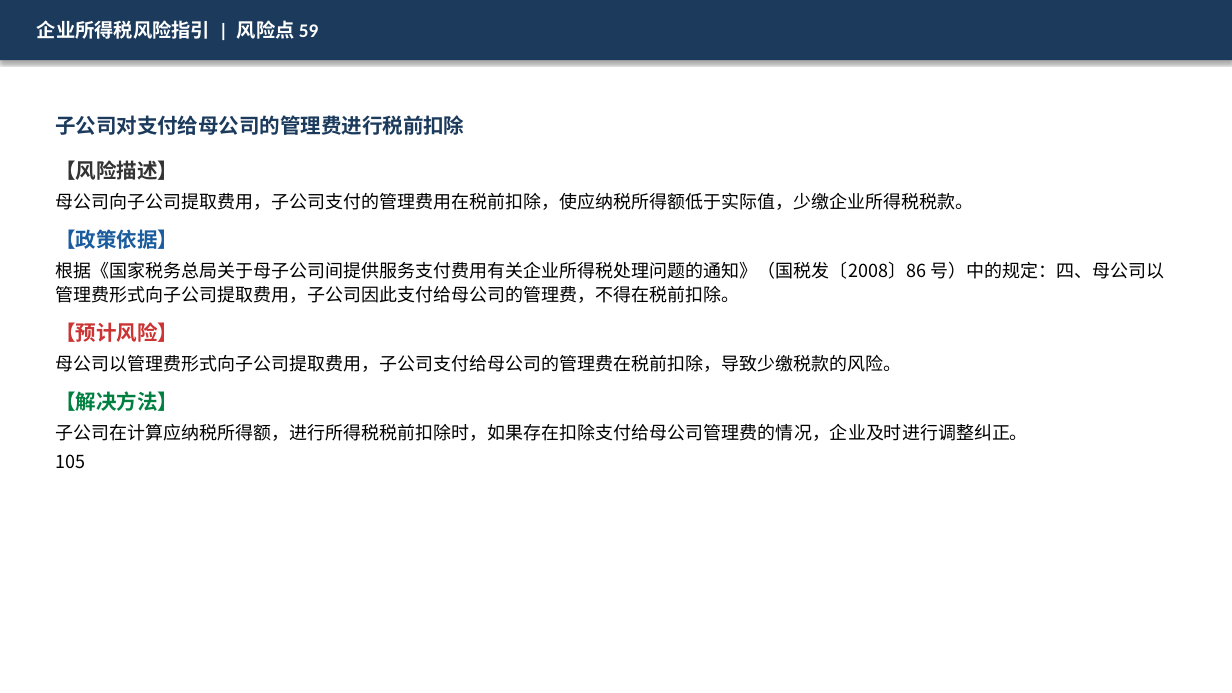
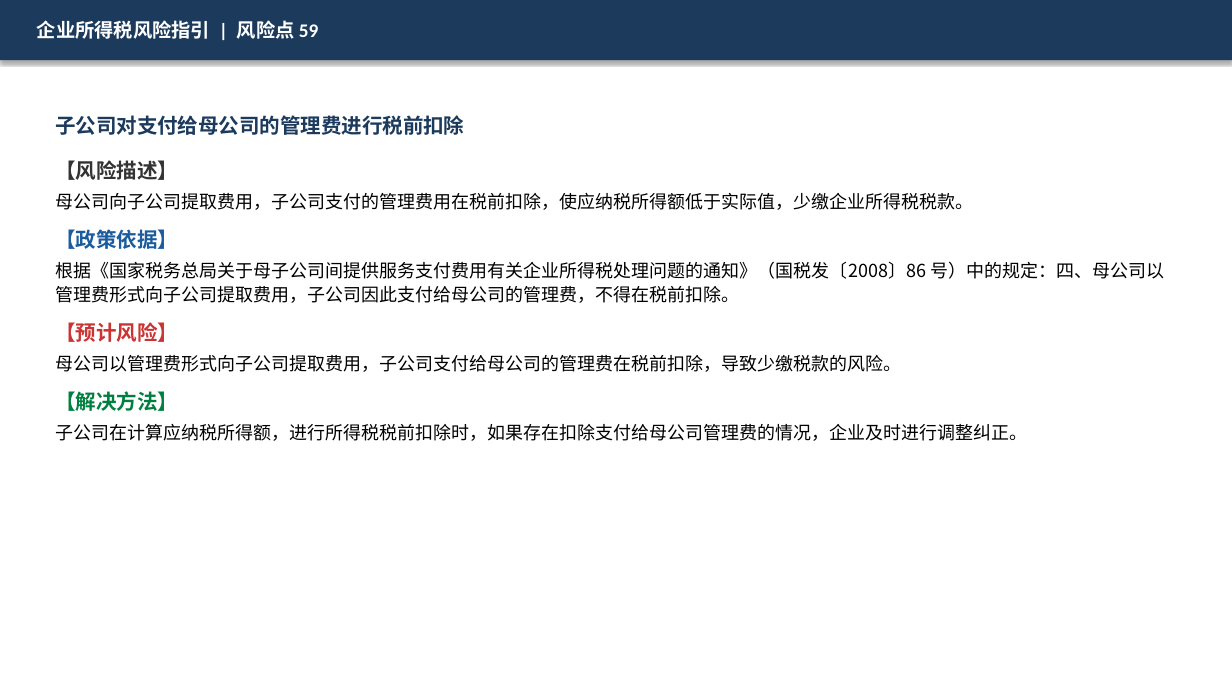
Before and after one commit to SlainTroyard/ppt, a slide deck: slide 60 of ppts_output_v3/02_企业所得税风险指引.pptx. Drawn at 1232x693 pixels with LibreOffice and Linux fonts; fonts in the diff are those of the drawing. Boxes give left, top, right and bottom in pixels: in the first picture for what was removed or moved away, otherwise in the second. Text is boxed around its words. In the diff, an @@ line names an element or a change of style, - is before the commit and + after.

```diff
--- a/ppts_output_v3/02_企业所得税风险指引.pptx
+++ b/ppts_output_v3/02_企业所得税风险指引.pptx
@@ text at (55,454,85,469): paragraph removed @@
-105
```
Also in this commit, not shown: 6 other slides changed, 20 other files.
